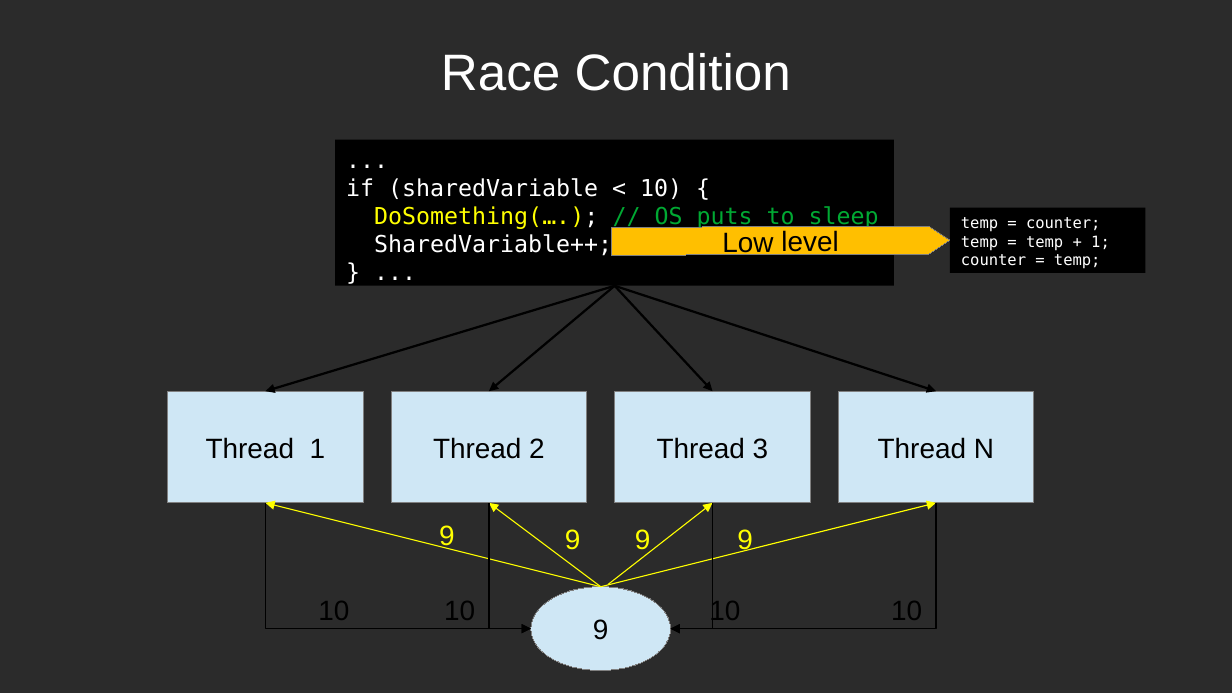
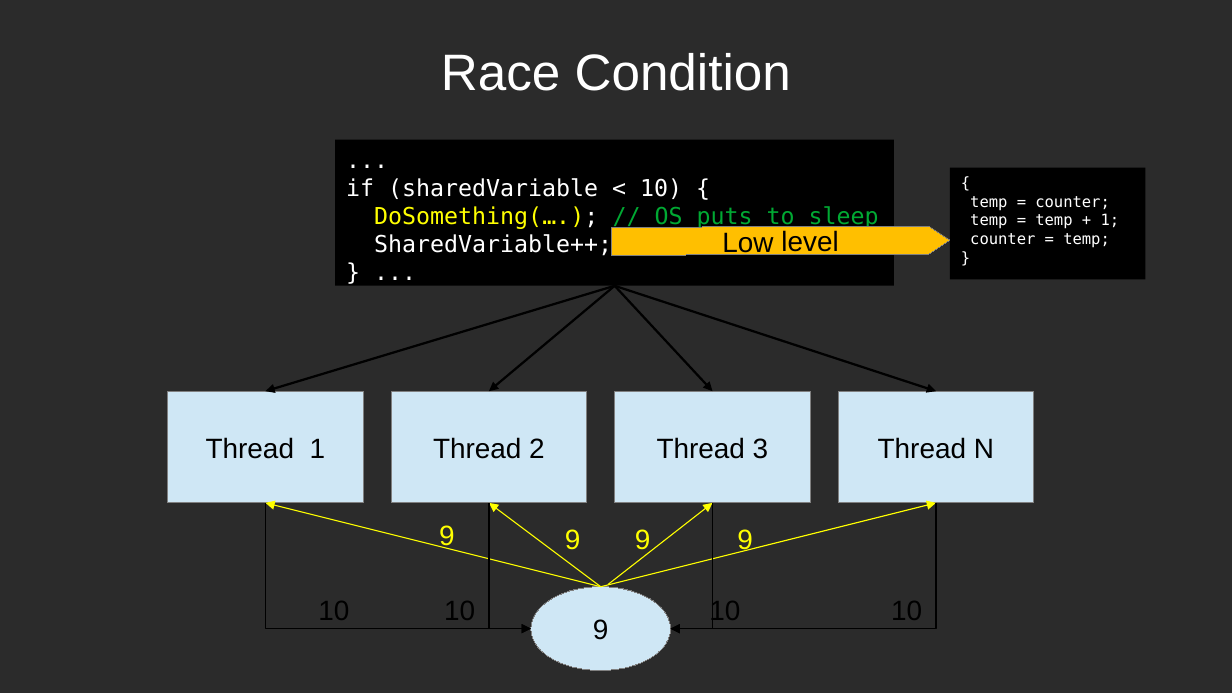
Before and after one commit to airamez/codando-live, a slide deck: slide 5 of CSharp/_21_Advanced/_06_Async.odp. Drawn at 1232x693 pixels with LibreOffice and Linux fonts; fonts in the diff are those of the drawing; background and template pictures are left out; a plain dark background stands for a picture behind light text. Boxes give left, top, right and bottom in pixels: in the first picture for what was removed or moved away, otherwise in the second. Text is boxed around its words. In the diff, an @@ line names an element or a change of style, - is before the commit and + after.

Commit message:
Aula 264: Async Programming - A Frog Race Game

```diff
--- a/CSharp/_21_Advanced/_06_Async.odp
+++ b/CSharp/_21_Advanced/_06_Async.odp
@@ text in rectangle at (950,168,1146,279): paragraph added @@
+{
@@ text in rectangle at (950,168,1146,279): paragraph added @@
+}
@@ rectangle "{": place and size @@
-rectangle "{" at (950,208,1146,273)
+rectangle "{" at (950,168,1146,279)
```
Also in this commit, not shown: 4 other files.
